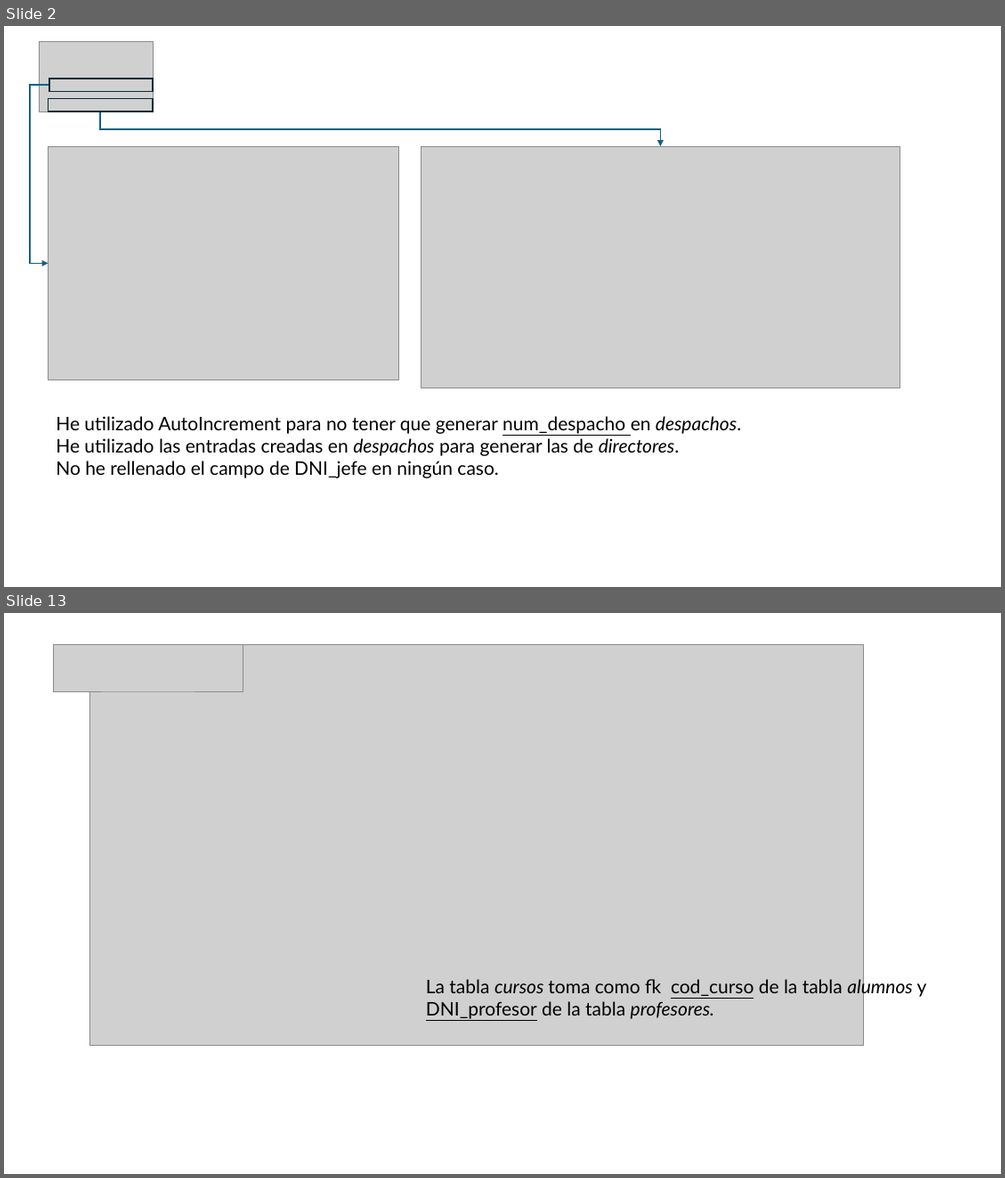
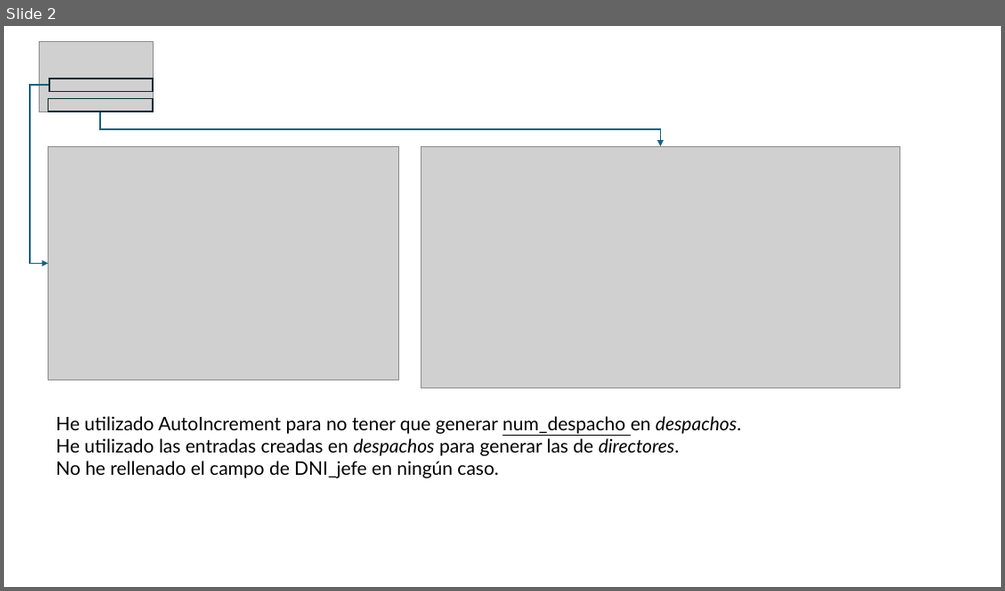
Before and after one commit to AchillesD9-Alex/-2024-Java-Angular-Bootcamp, a slide deck: [JAVA]/C3/TA15/ta15.pptx. Shown one above the other, each under a label of ours: slides 2 and 13 before the commit, slide 2 after it; the slides between them are not shown. The pictures are 1005x1178 and 1005x591 pixels, drawn with LibreOffice and Linux fonts; fonts in the diff are those of the drawing; grey boxes stand for pictures. Boxes give left, top, right and bottom in pixels: in the first picture for what was removed or moved away, otherwise in the second. Text is boxed around its words. In the diff, an @@ line names an element or a change of style, - is before the commit and + after.

```diff
--- a/[JAVA]/C3/TA15/ta15.pptx
+++ b/[JAVA]/C3/TA15/ta15.pptx
@@ slide 13 removed at box(4, 613, 1001, 1174), background #FFFFFF @@
@@ picture removed at box(53, 645, 243, 691) @@
@@ picture removed at box(89, 645, 864, 1046) @@
@@ text removed at box(426, 977, 927, 1019) @@
-La tabla cursos toma como fk cod_curso de la tabla alumnos y DNI_profesor de la tabla profesores.
```
Also in this commit, not shown: 2 slides changed, 2 slides added, 9 other slides removed, 1 other file.
